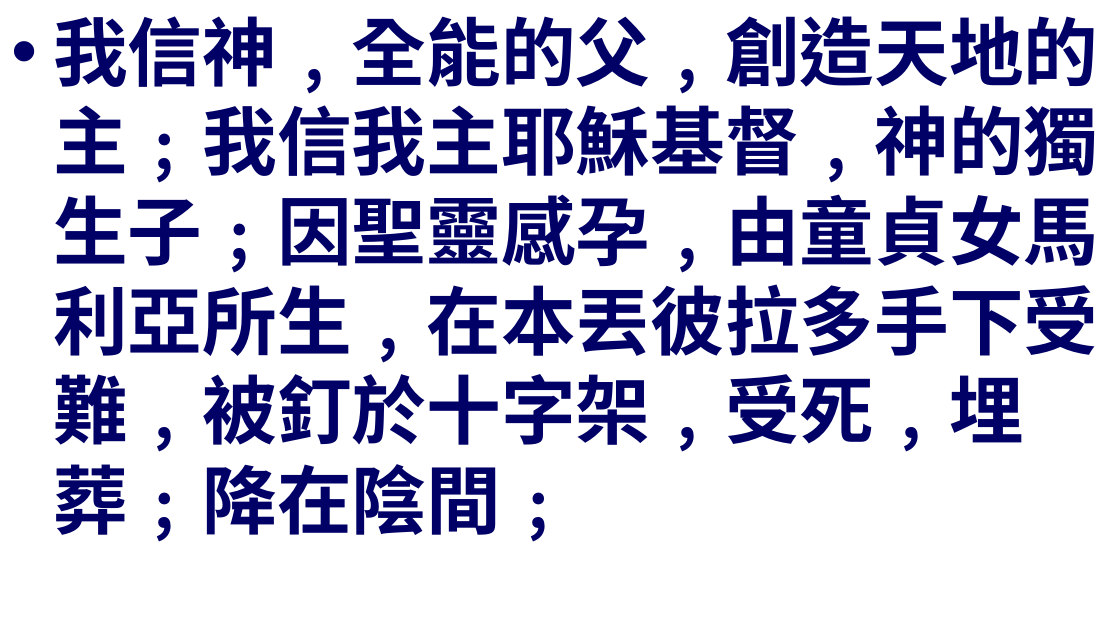
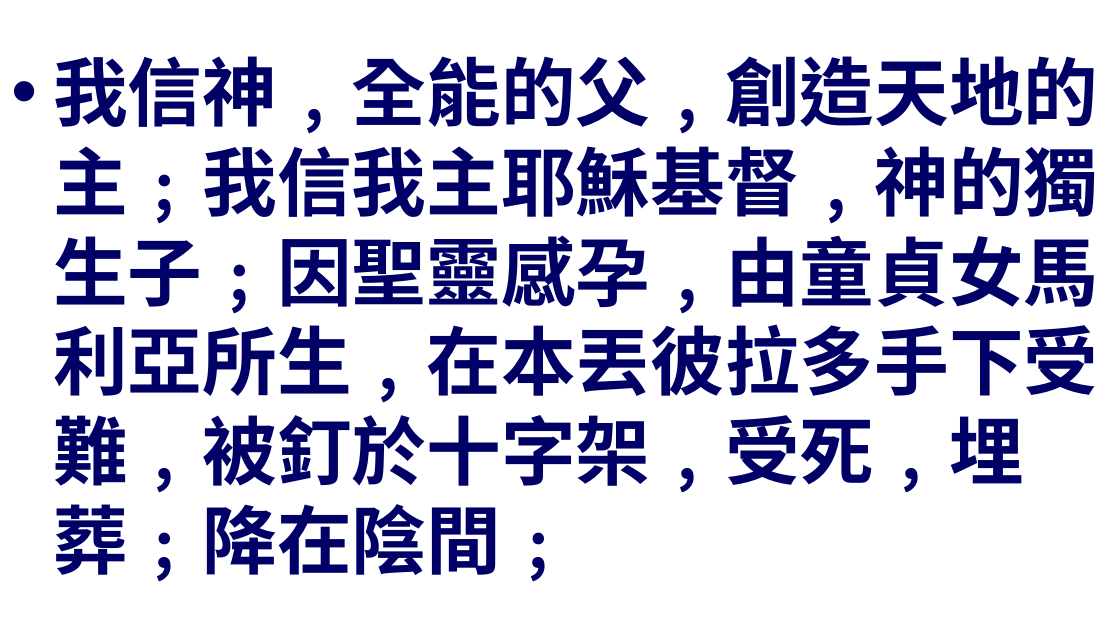
Before and after one commit to batisuoc/other-ppts, a slide deck: slide 14 of 崇拜流程_version02.pptx. Drawn at 1120x630 pixels with LibreOffice and Linux fonts; fonts in the diff are those of the drawing; background and template pictures are left out. Boxes give left, top, right and bottom in pixels: in the first picture for what was removed or moved away, otherwise in the second. Text is boxed around its words. In the diff, an @@ line names an element or a change of style, - is before the commit and + after.

```diff
--- a/崇拜流程_version02.pptx
+++ b/崇拜流程_version02.pptx
@@ text "我信神﹐全能的父﹐創造天地的主﹔我信我主耶穌基督﹐神的獨生子﹔因聖靈感孕﹐由童貞女馬利亞所生﹐在本丟彼拉多手下受難﹐被釘 ..." at <box>53,56,1098,582</box>: vertical alignment top to middle @@
```
Also in this commit, not shown: 3 other slides changed.
